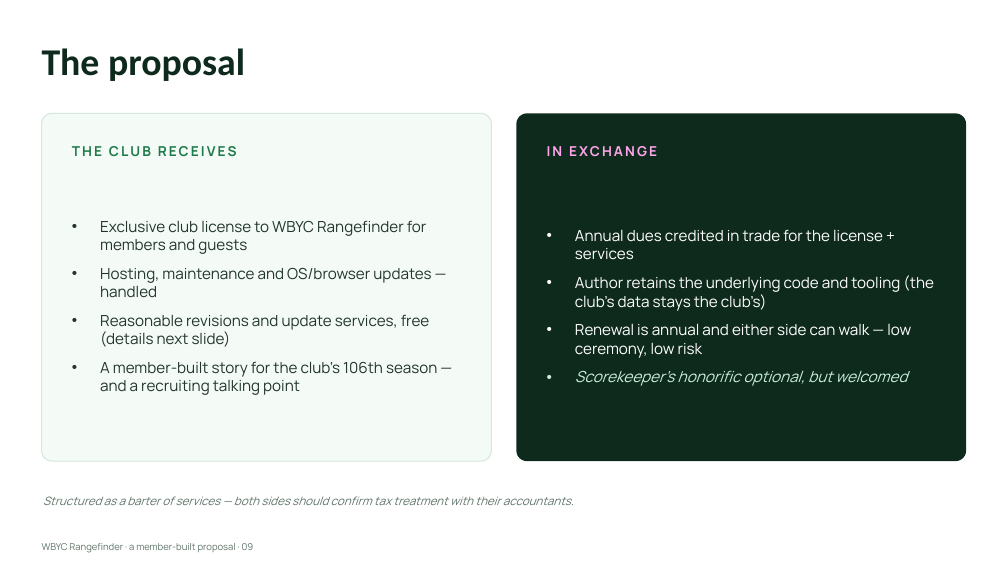
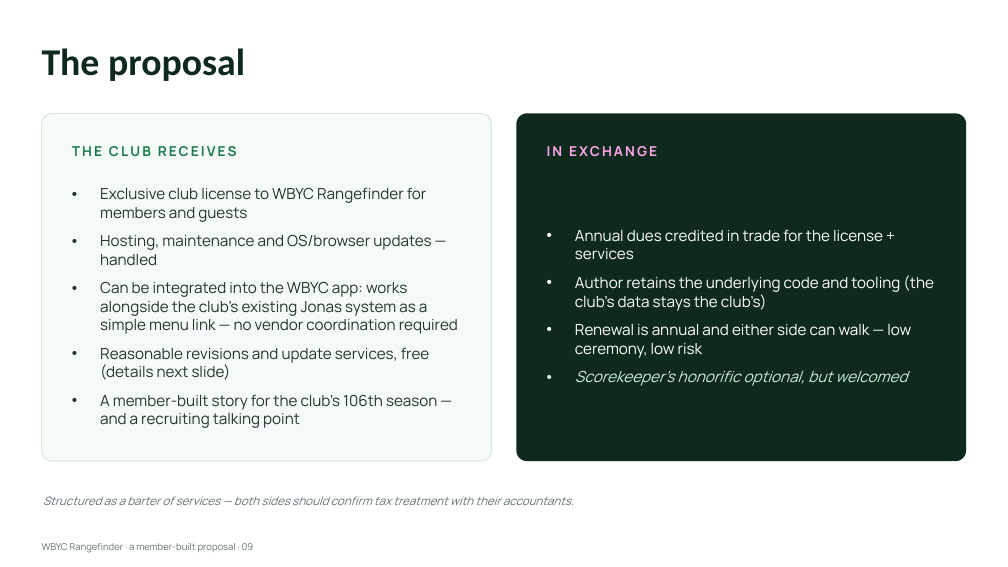
Before and after one commit to kitartig/WBYC-Rangefinder, a slide deck: slide 9 of WBYC-Rangefinder-Pitch.pptx. Drawn at 1008x567 pixels with LibreOffice and Linux fonts; fonts in the diff are those of the drawing. Boxes give left, top, right and bottom in pixels: in the first picture for what was removed or moved away, otherwise in the second. Text is boxed around its words. In the diff, an @@ line names an element or a change of style, - is before the commit and + after.

Commit message:
Proposal slide: Jonas-integration bullet (menu link in the WBYC app, no vendor coordination)

```diff
--- a/WBYC-Rangefinder-Pitch.pptx
+++ b/WBYC-Rangefinder-Pitch.pptx
@@ text at [100,282,458,334]: paragraph added @@
+• Can be integrated into the WBYC app: works alongside the club’s existing Jonas system as a simple menu link — no vendor coordination required
```
Also in this commit, not shown: 1 other file.
